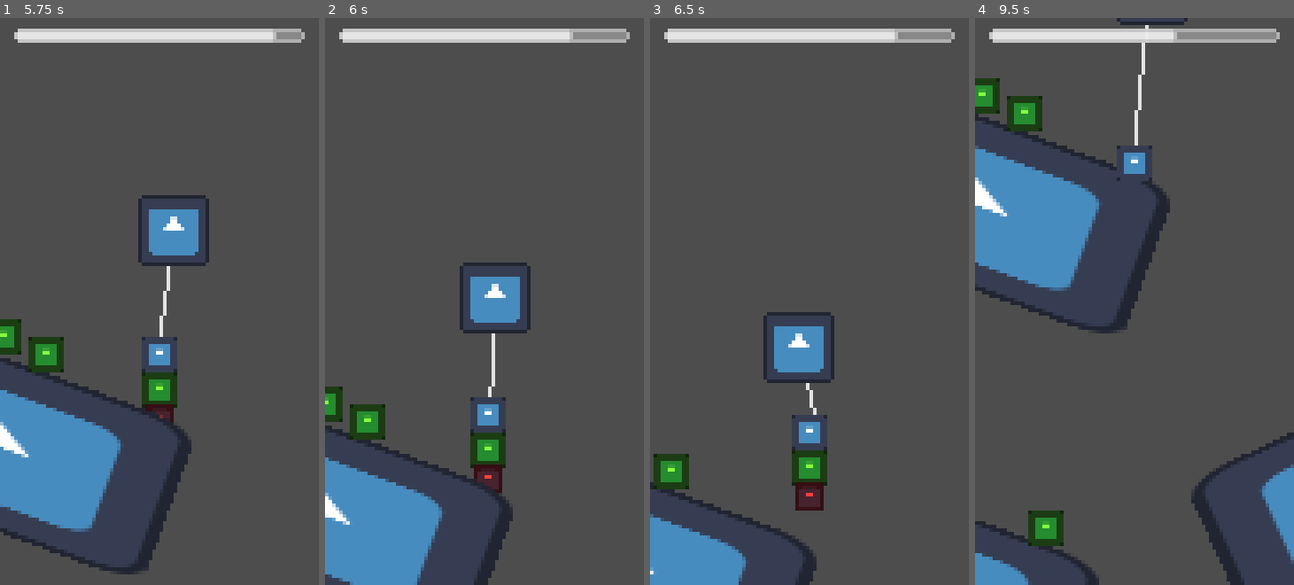
Above: before the commit, frames 1-4 (left to right).
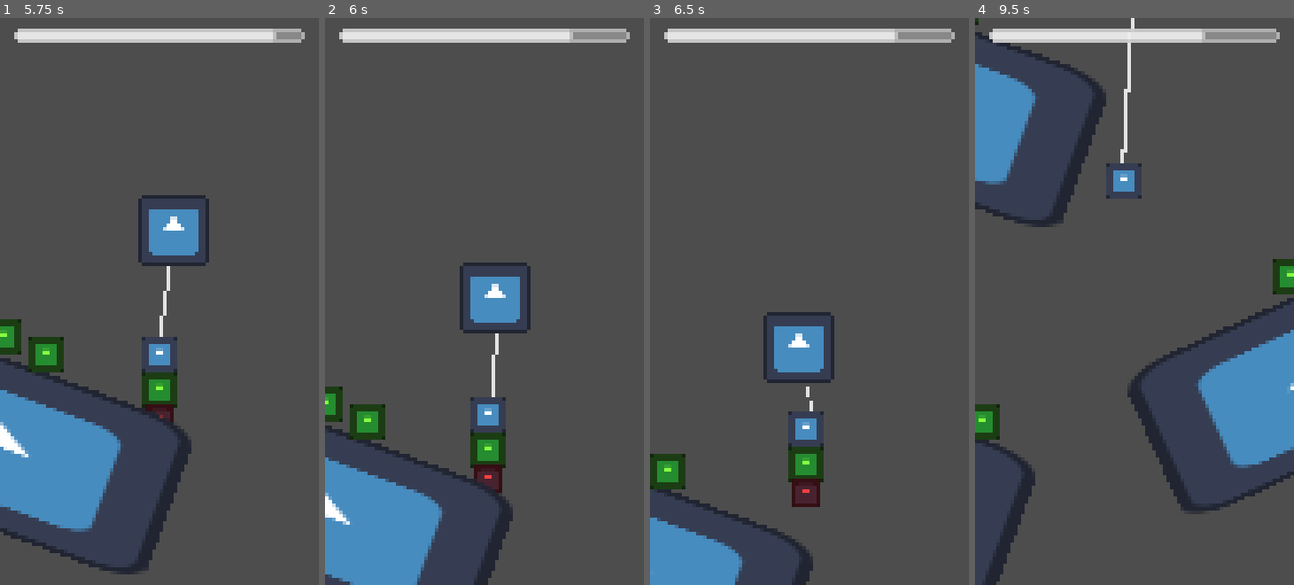
Above: after the commit, the same moments.

Repository: baconsaur/ludum-dare-58
Game: Godot game, scene res://scenes/game.tscn
The game is run twice, just before and just after one commit, with the same random seed, the same clock (stepped at 60 frames per second) and the same inputs. The engine's default icon, where the game draws it, is replaced by a stand-in: a white triangle on a blue panel in a dark square.
Inputs:
- Up to frame 1 (5.75 s): hold Right (right) 0.53-1.28 s; tap Space (action) every 0.75 s from 0.6 to 5.1 s; hold S (down) 1.28-2.03 s; hold Right (right) 2.03-2.78 s; hold W (up) 2.78-3.53 s; hold Left (left) 3.53-5.03 s; hold S (down) from 5.03 s (still down)
- Up to frame 2 (6 s): release S (down) at 5.78 s; hold Right (right) from 5.78 s (still down); tap Space (action) at 5.85 s
- Up to frame 3 (6.5 s): keep holding Right (right)
- Up to frame 4 (9.5 s): release Right (right) at 6.53 s; hold W (up) 6.53-7.28 s; tap Space (action) every 0.75 s from 6.6 to 8.85 s; hold Right (right) 7.28-8.03 s; hold S (down) 8.03-8.78 s; hold Left (left) from 8.78 s (still down)

Frame 1 is identical in both runs. In frame 2, 0.1% of the frame differs, in the area x 51-55%, y 55-67%; in frame 3, 1.7%; in frame 4, 26%, in the area x 0-100%, y 0-100%.

Commit message:
Animations

Diff:
--- a/scenes/item.tscn
+++ b/scenes/item.tscn
@@ -14,6 +14,133 @@
 [sub_resource type="CapsuleShape2D" id="CapsuleShape2D_s8enn"]
 radius = 3.0
 height = 10.0
+
+[sub_resource type="Animation" id="Animation_6muww"]
+length = 0.001
+tracks/0/type = "value"
+tracks/0/imported = false
+tracks/0/enabled = true
+tracks/0/path = NodePath(".:collision_layer")
+tracks/0/interp = 1
+tracks/0/loop_wrap = true
+tracks/0/keys = {
+"times": PackedFloat32Array(0),
+"transitions": PackedFloat32Array(1),
+"update": 1,
+"values": [2]
+}
+tracks/1/type = "value"
+tracks/1/imported = false
+tracks/1/enabled = true
+tracks/1/path = NodePath(".:collision_mask")
+tracks/1/interp = 1
+tracks/1/loop_wrap = true
+tracks/1/keys = {
+"times": PackedFloat32Array(0),
+"transitions": PackedFloat32Array(1),
+"update": 1,
+"values": [1]
+}
+tracks/2/type = "value"
+tracks/2/imported = false
+tracks/2/enabled = true
+tracks/2/path = NodePath("Sprite2D:modulate")
+tracks/2/interp = 1
+tracks/2/loop_wrap = true
+tracks/2/keys = {
+"times": PackedFloat32Array(0),
+"transitions": PackedFloat32Array(1),
+"update": 0,
+"values": [Color(1, 1, 1, 1)]
+}
+tracks/3/type = "value"
+tracks/3/imported = false
+tracks/3/enabled = true
+tracks/3/path = NodePath(".:freeze")
+tracks/3/interp = 1
+tracks/3/loop_wrap = true
+tracks/3/keys = {
+"times": PackedFloat32Array(0),
+"transitions": PackedFloat32Array(1),
+"update": 1,
+"values": [false]
+}
+
+[sub_resource type="Animation" id="Animation_s8enn"]
+resource_name = "lost"
+length = 1.0000042
+step = 0.041666668
+tracks/0/type = "value"
+tracks/0/imported = false
+tracks/0/enabled = true
+tracks/0/path = NodePath(".:collision_layer")
+tracks/0/interp = 1
+tracks/0/loop_wrap = true
+tracks/0/keys = {
+"times": PackedFloat32Array(0, 0.033333335),
+"transitions": PackedFloat32Array(1, 1),
+"update": 1,
+"values": [2, 0]
+}
+tracks/1/type = "value"
+tracks/1/imported = false
+tracks/1/enabled = true
+tracks/1/path = NodePath(".:collision_mask")
+tracks/1/interp = 1
+tracks/1/loop_wrap = true
+tracks/1/keys = {
+"times": PackedFloat32Array(0, 0.033333335),
+"transitions": PackedFloat32Array(1, 1),
+"update": 1,
+"values": [1, 0]
+}
+tracks/2/type = "method"
+tracks/2/imported = false
+tracks/2/enabled = true
+tracks/2/path = NodePath(".")
+tracks/2/interp = 1
+tracks/2/loop_wrap = true
+tracks/2/keys = {
+"times": PackedFloat32Array(0.033333335, 0.9583333),
+"transitions": PackedFloat32Array(1, 1),
+"values": [{
+"args": [Vector2(8, -50)],
+"method": &"apply_central_impulse"
+}, {
+"args": [],
+"method": &"queue_free"
+}]
+}
+tracks/3/type = "value"
+tracks/3/imported = false
+tracks/3/enabled = true
+tracks/3/path = NodePath("Sprite2D:modulate")
+tracks/3/interp = 1
+tracks/3/loop_wrap = true
+tracks/3/keys = {
+"times": PackedFloat32Array(0.625, 0.9583333),
+"transitions": PackedFloat32Array(1, 2),
+"update": 0,
+"values": [Color(1, 1, 1, 1), Color(1, 1, 1, 0)]
+}
+tracks/4/type = "value"
+tracks/4/imported = false
+tracks/4/enabled = true
+tracks/4/path = NodePath(".:freeze")
+tracks/4/interp = 1
+tracks/4/loop_wrap = true
+tracks/4/keys = {
+"times": PackedFloat32Array(0),
+"transitions": PackedFloat32Array(1),
+"update": 1,
+"values": [false]
+}
+
+[sub_resource type="AnimationLibrary" id="AnimationLibrary_vljjh"]
+_data = {
+&"RESET": SubResource("Animation_6muww"),
+&"lost": SubResource("Animation_s8enn")
+}
 
 [node name="Item" type="RigidBody2D" groups=["catchable"]]
 modulate = Color(0.525, 1, 0.25, 1)
@@ -40,5 +167,10 @@
 position = Vector2(0, 1)
 shape = SubResource("CapsuleShape2D_s8enn")
 
+[node name="AnimationPlayer" type="AnimationPlayer" parent="."]
+libraries = {
+&"": SubResource("AnimationLibrary_vljjh")
+}
+
 [connection signal="body_entered" from="." to="." method="_on_body_entered"]
 [connection signal="body_entered" from="ChainArea" to="." method="_on_chain_area_body_entered"]
--- a/scenes/player.tscn
+++ b/scenes/player.tscn
@@ -9,6 +9,33 @@
 
 [sub_resource type="CircleShape2D" id="CircleShape2D_g2els"]
 radius = 5.0
+
+[sub_resource type="Animation" id="Animation_qhqgy"]
+length = 0.001
+tracks/0/type = "value"
+tracks/0/imported = false
+tracks/0/enabled = true
+tracks/0/path = NodePath("Hook/Catches:position")
+tracks/0/interp = 1
+tracks/0/loop_wrap = true
+tracks/0/keys = {
+"times": PackedFloat32Array(0),
+"transitions": PackedFloat32Array(1),
+"update": 0,
+"values": [Vector2(0, 10)]
+}
+tracks/1/type = "value"
+tracks/1/imported = false
+tracks/1/enabled = true
+tracks/1/path = NodePath("Hook/HookSprite:position")
+tracks/1/interp = 1
+tracks/1/loop_wrap = true
+tracks/1/keys = {
+"times": PackedFloat32Array(0),
+"transitions": PackedFloat32Array(1),
+"update": 0,
+"values": [Vector2(0, 0)]
+}
 
 [sub_resource type="Animation" id="Animation_g2els"]
 resource_name = "shake"
@@ -37,33 +64,6 @@
 "transitions": PackedFloat32Array(1, 0.5, 0.5, 0.5, 0.5, 0.5, 0.5, 0.5, 0.5, 0.5, 0.5, 0.5, 0.5, 0.5, 0.5, 0.5, 0.5, 0.5, 0.5, 0.5, 0.5, 0.5, 0.5, 0.5, 0.5),
 "update": 0,
 "values": [Vector2(0, 0), Vector2(0, 0), Vector2(-1, -1), Vector2(1, 0), Vector2(-2, 0), Vector2(1, 0), Vector2(0, -1), …(285 unchanged characters)…
-}
-
-[sub_resource type="Animation" id="Animation_qhqgy"]
-length = 0.001
-tracks/0/type = "value"
-tracks/0/imported = false
-tracks/0/enabled = true
-tracks/0/path = NodePath("Hook/Catches:position")
-tracks/0/interp = 1
-tracks/0/loop_wrap = true
-tracks/0/keys = {
-"times": PackedFloat32Array(0),
-"transitions": PackedFloat32Array(1),
-"update": 0,
-"values": [Vector2(0, 10)]
-}
-tracks/1/type = "value"
-tracks/1/imported = false
-tracks/1/enabled = true
-tracks/1/path = NodePath("Hook/HookSprite:position")
-tracks/1/interp = 1
-tracks/1/loop_wrap = true
-tracks/1/keys = {
-"times": PackedFloat32Array(0),
-"transitions": PackedFloat32Array(1),
-"update": 0,
-"values": [Vector2(0, 0)]
 }
 
 [sub_resource type="AnimationLibrary" id="AnimationLibrary_dqkch"]
--- a/scripts/fish_controller.gd
+++ b/scripts/fish_controller.gd
@@ -132,7 +132,6 @@
 	state = new_state
 
 func _on_detection_range_entered(body: Node2D) -> void:
-	print_debug(body.name)
 	if body.name != "Hook":
 		return
 	target = body
--- a/scripts/item.gd
+++ b/scripts/item.gd
@@ -11,6 +11,7 @@
 var can_catch: bool = true
 
 @onready var original_parent = get_parent()
+@onready var animation_player: AnimationPlayer = $AnimationPlayer
 
 func _ready() -> void:
 	randomize()
@@ -55,7 +56,7 @@
 	emit_signal("dropped")
 
 func remove():
-	queue_free() # TODO make it do an animation or something first
+	animation_player.play("lost")
 
 func _on_chain_area_body_entered(body: Node2D) -> void:
 	if not hooked:
--- a/scripts/player_controller.gd
+++ b/scripts/player_controller.gd
@@ -106,8 +106,6 @@
 	if state == State.ASCENDING:
 		if energy <= 0:
 			speed = ascend_speed * 2
-		elif fish_on_hook:
-			speed = ascend_speed * 0.9
 		elif y_direction < 0:
 			speed = ascend_speed + (ascend_speed * abs(y_direction) * 2)
 			spend_energy(delta * 2)
Not shown: 1 places in scenes/item.tscn that only renumber resources
